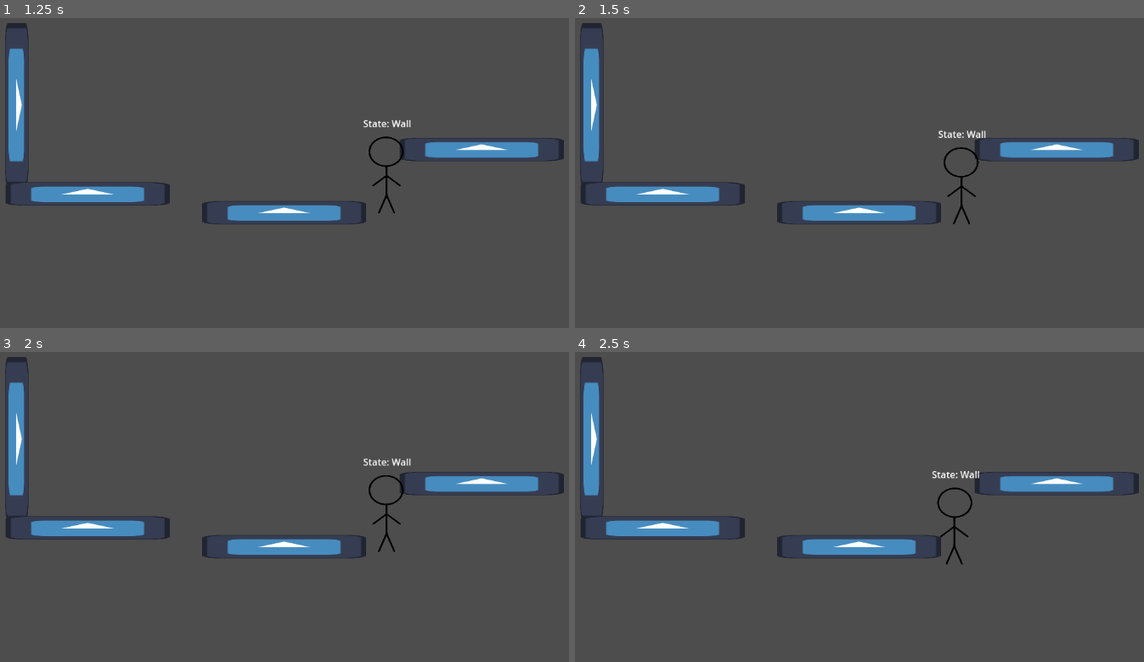
Above: before the commit, frames 1-4 (two rows, left to right).
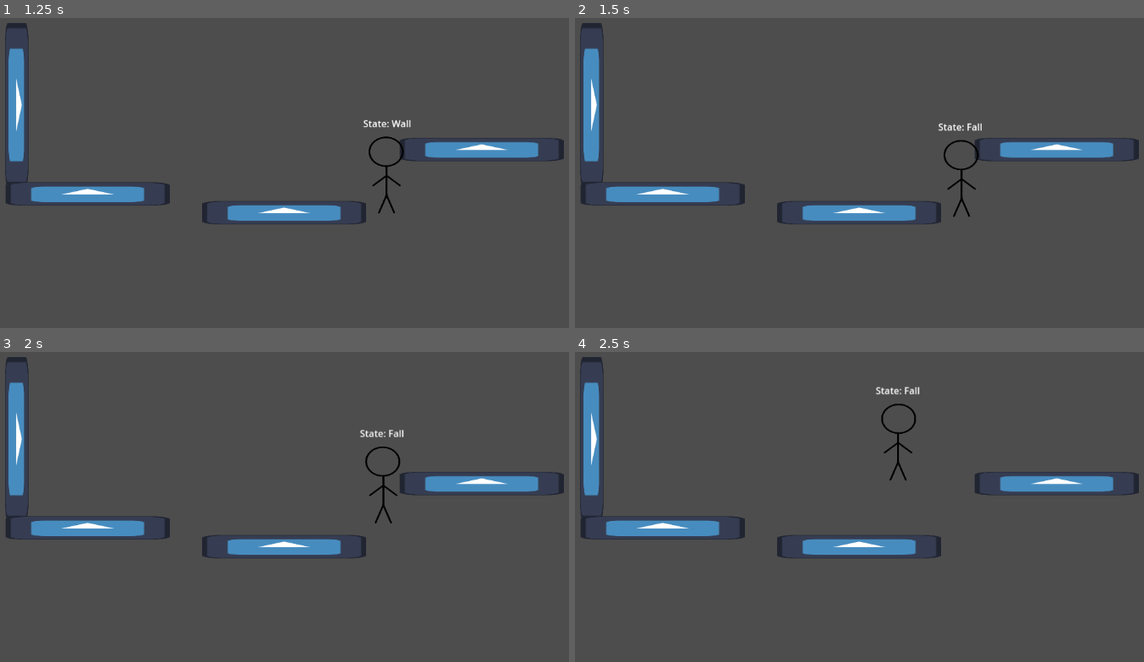
Above: after the commit, the same moments.

Repository: Zofia-Szybalska/ThFaith
Game: Godot game, scene res://scenes/test_scene.tscn
Same seed, same stepped clock (60 frames per second), same inputs: the game is played once before the commit and once after it. The engine's default icon, where the game draws it, is replaced by a stand-in: a white triangle on a blue panel in a dark square.
Inputs:
- Up to frame 1 (1.25 s): hold D (right) from 0.53 s (still down); hold Space (jump) from 0.53 s (still down); tap Ctrl (dash) at 0.6 s
- Up to frame 2 (1.5 s): keep holding D (right); release Space (jump) at 1.28 s; tap Space (jump) at 1.35 s
- Up to frame 3 (2 s): keep holding D (right); tap Space (jump) at 1.52, 1.82 s; tap Ctrl (dash) at 1.55 s
- Up to frame 4 (2.5 s): release D (right) at 2.03 s; hold A (left) from 2.03 s (still down); hold Space (jump) from 2.03 s (still down); tap Ctrl (dash) at 2.1 s

Frame 1 is identical in both runs. In frame 2, 0.6% of the frame differs, in the area x 63-73%, y 33-67%; in frame 3, 0.6%; in frame 4, 0.7%, in the area x 52-72%, y 11-69%.

Commit message:
Change when slide is activateg when jumping next to a wall

Diff:
--- a/scripts/Idle.gd
+++ b/scripts/Idle.gd
@@ -8,7 +8,7 @@
 
 func update(_delta: float) -> void:
 	if not owner.is_on_floor():
-		if owner.is_on_wall():
+		if owner.is_on_wall_only():
 			state_machine.transition_to("Wall")
 		else:
 			state_machine.transition_to("Fall", {coyote = true})
--- a/scripts/Jump.gd
+++ b/scripts/Jump.gd
@@ -25,7 +25,7 @@
 		state_machine.transition_to("Fall")
 	if Input.is_action_just_pressed("dash") and owner.can_dash:
 		state_machine.transition_to("Dash", {air_dash = true})
-	if owner.is_on_wall_only() and (Input.is_action_pressed("left") or Input.is_action_pressed("right")):
+	if owner.is_on_wall_only() and not Input.is_action_pressed("jump") and (Input.is_action_pressed("left") or Input.is_action_pressed("right")):
 		state_machine.transition_to("Wall")
 
 	if owner.sprite.flip_h == true:
--- a/scripts/Wall.gd
+++ b/scripts/Wall.gd
@@ -11,15 +11,14 @@
 		sliding = true
 	if Input.is_action_just_pressed("dash") and owner.can_dash:
 		state_machine.transition_to("Dash", {air_dash = true})
+	if owner.is_on_floor():
+		owner.can_dash = true
+		if is_equal_approx(owner.velocity.x, 0.0):
+			state_machine.transition_to("Idle")
+		else:
+			state_machine.transition_to("Run")
 	if not owner.is_on_wall():
-		if owner.is_on_floor():
-			owner.can_dash = true
-			if is_equal_approx(owner.velocity.x, 0.0):
-				state_machine.transition_to("Idle")
-			else:
-				state_machine.transition_to("Run")
-		else:
-			state_machine.transition_to("Fall")
+		state_machine.transition_to("Fall")
 	if sliding:
 		owner.velocity.y = clamp(owner.velocity.y + owner.gravity * 0.5 * delta, 0, max_gravity)
 	else:
